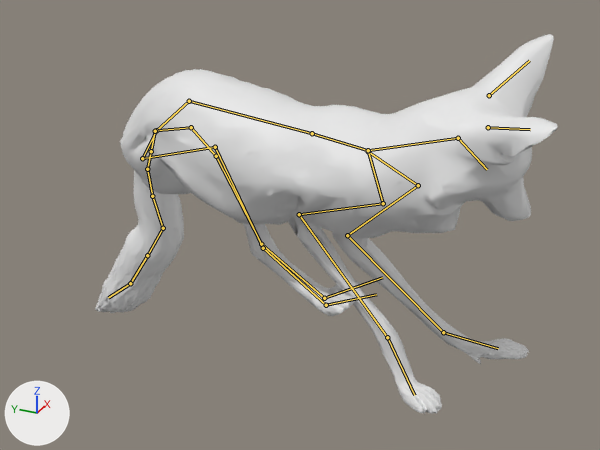
Renders of the glTF model 42/media/models_X/Skinned/KWC_Coyote.glb from each side of a commit.
Both versions are drawn from a 50 mm lens placed at (-0.55, -0.464, 0.495), pointed at (-0.02, -0.225, 0.23). The lights are fixed; the arrows at lower left show +X, +Y and +Z. The older version comes first. Both versions are drawn at frame 2 of the action 'Rac_Death'; the numbers are the values there. The bones that change, and the others that lie on the model, are drawn over the model as lines.

In view in the first picture: 'output_unwrapped'.
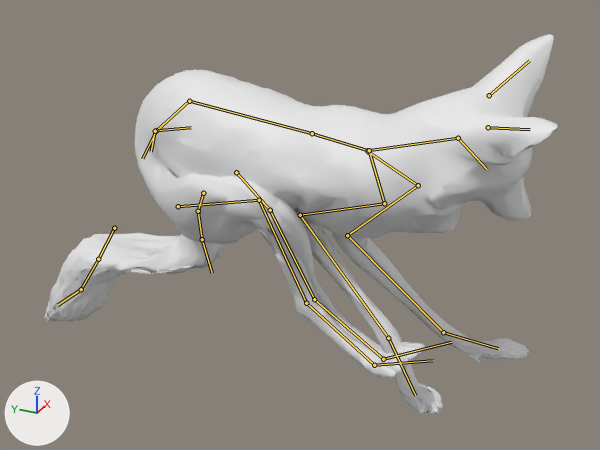
Location of each change, (x1, y1, x2, y2) in pixels of the pictures (600 x 450 px):
'output_unwrapped', posed (11% wider)
    before: (95, 34, 558, 414)
    after: (44, 34, 558, 415)
bone 'thigh.b.l', root to tip
    before: (191, 127) to (216, 156)
    after: (236, 172) to (270, 210)
bone 'thigh.b.r', root to tip
    before: (142, 158) to (215, 147)
    after: (178, 206) to (259, 200)
bone 'tail01', root to tip
    before: (151, 151) to (147, 169)
    after: (203, 193) to (198, 211)
bone 'tail04', root to tip
    before: (163, 228) to (147, 255)
    after: (114, 228) to (98, 259)

The change in detail:
Bone 'thigh.b.l' (bone_thigh_b_l) moves from (0.0, 0.0, 0.0) to (0.009, 0.058, 0.044).
Bone 'thigh.b.r' (bone_thigh_b_r) moves from (0.0, 0.0, 0.0) to (0.02, 0.052, 0.025).
Bone 'tail01' (bone_tail01) moves from (0.0, 0.0, 0.0) to (-0.07, -0.053, 0.028).
Bone 'tail04' (bone_tail04) moves from (0.0, 0.0, 0.0) to (0.074, -0.042, -0.026).
